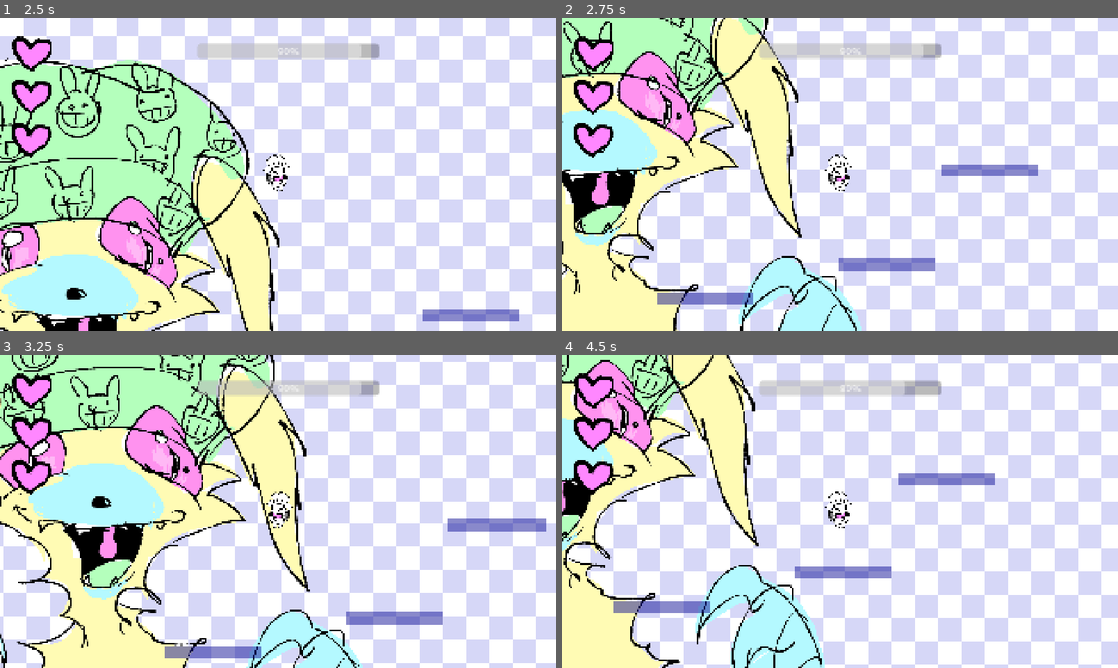
Above: before the commit, frames 1-4 (two rows, left to right).
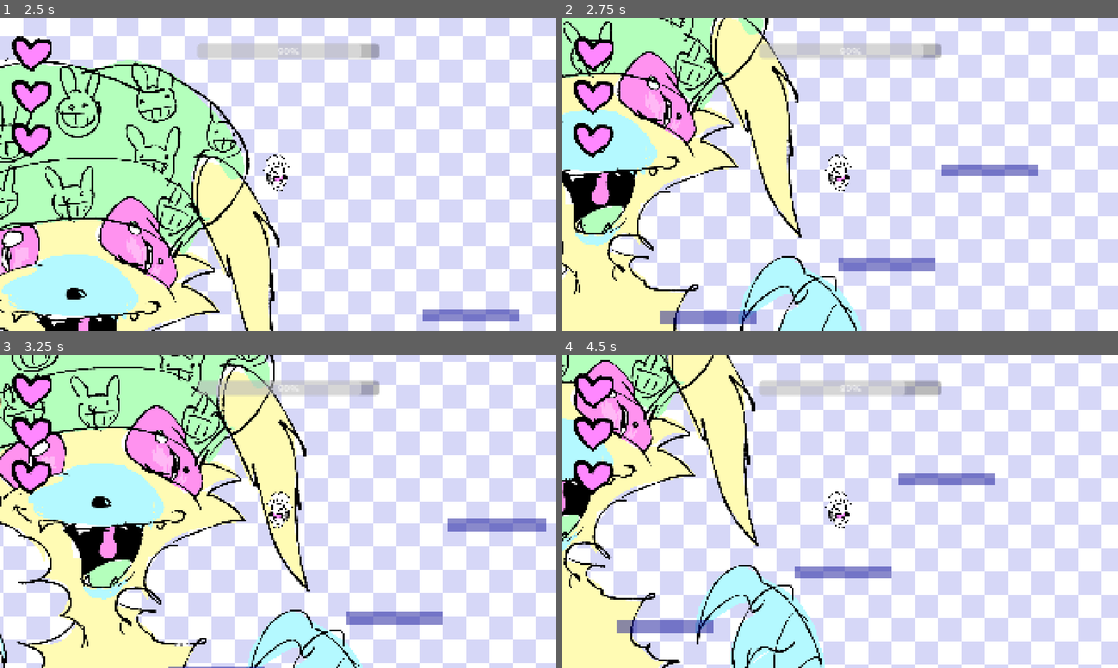
Above: after the commit, the same moments.

Repository: et30002/jelly-meats
Game: Godot game, scene res://scenes/main.tscn
Same seed, same stepped clock (60 frames per second), same inputs: the game is played once before the commit and once after it.
Inputs (mouse positions are in pixels of both pictures, inside the frame that each line leads up to):
- Up to frame 1 (2.5 s): click "WINDOWED" at 0.5 s; tap Space (jump) at 1.25, 1.35, 1.52, 1.82, 2.27, 2.3 s; move the mouse to (400, 158) at 1.27 s; hold D (right) from 1.28 s (still down); move the mouse to (166, 190) at 2.02 s; click (166, 190) at 2.1 s
- Up to frame 2 (2.75 s): keep holding D (right); tap Space (jump) at 2.57 s
- Up to frame 3 (3.25 s): move the mouse to (333, 442) at 2.77 s; release D (right) at 2.78 s; hold A (left) from 2.78 s (still down); tap Space (jump) at 2.85 s
- Up to frame 4 (4.5 s): move the mouse to (812, 574) at 3.52 s; release A (left) at 3.53 s; hold D (right) from 3.53 s (still down); click (812, 574) at 3.6 s; tap Space (jump) at 3.77, 3.8, 4.07, 4.35 s; move the mouse to (1006, 558) at 4.27 s

Frame 1 is identical in both runs. In frame 2, 1.4% of the frame differs, in the area x 17-35%, y 87-98%; in frame 3, 0.7%; in frame 4, 1.4%, in the area x 9-28%, y 78-89%.

Commit message:
Play Test.

Diff:
--- a/scenes/level_1.tscn
+++ b/scenes/level_1.tscn
@@ -54,7 +54,7 @@
 position = Vector2(-430, 820)
 
 [node name="BasicPlatform3" parent="BasicPlatforms" unique_id=1954618141 instance=ExtResource("6_pa8r4")]
-position = Vector2(406, 685)
+position = Vector2(418, 750)
 
 [node name="BasicPlatform4" parent="BasicPlatforms" unique_id=1236304040 instance=ExtResource("6_pa8r4")]
 position = Vector2(-1003, 1040)
